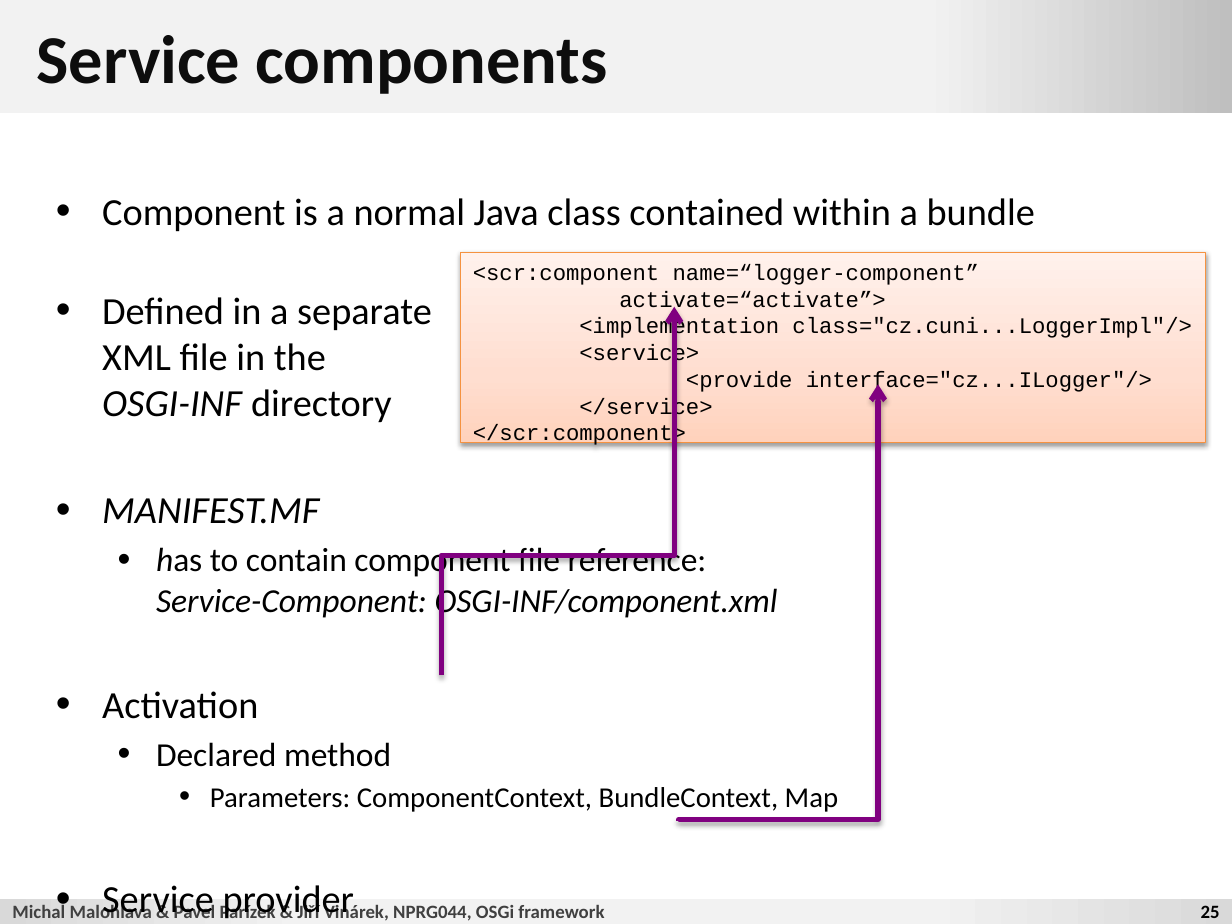
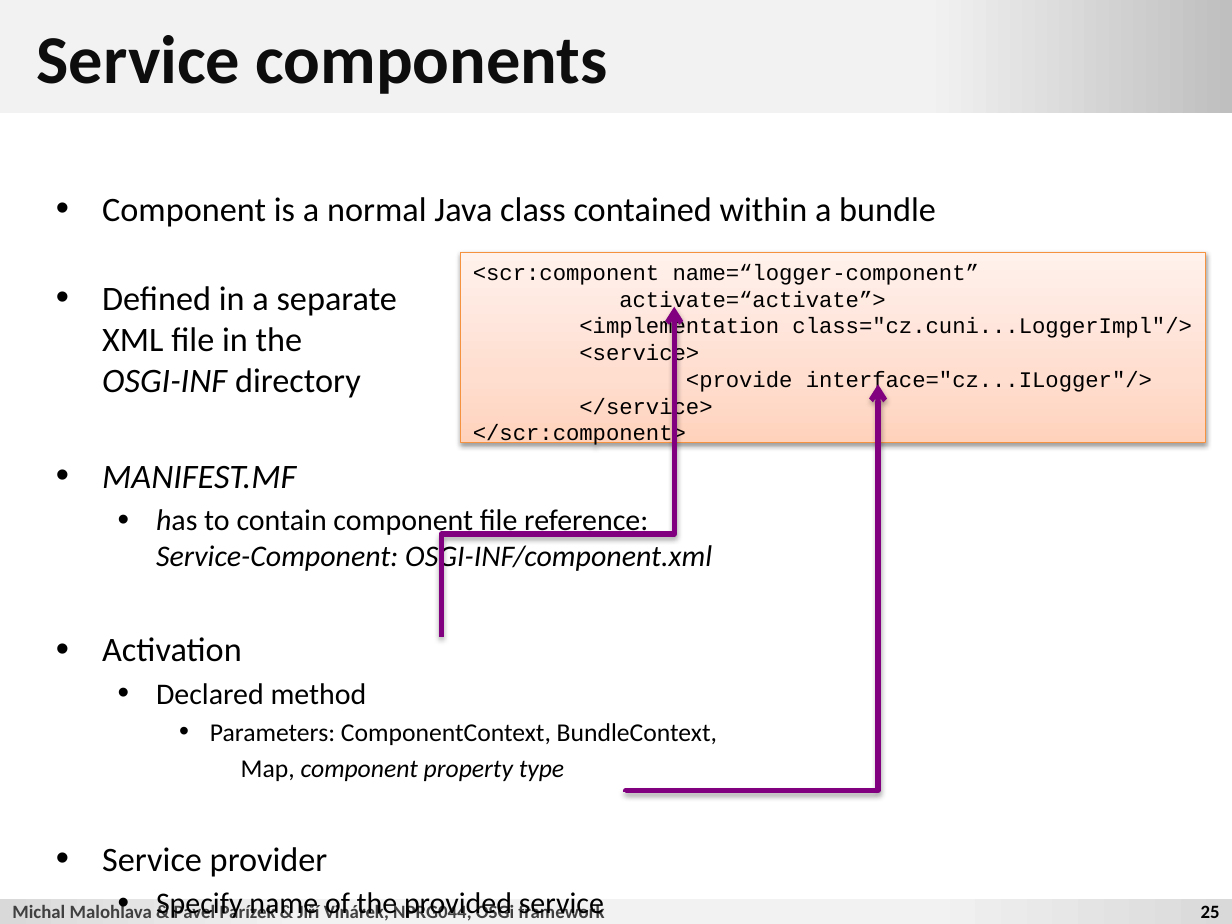
Before and after one commit to d3slect/nprg044-eclipse-platform, a slide deck: slide 25 of slides/01-osgi/01-osgi.pptx. Drawn at 1232x924 pixels with LibreOffice and Linux fonts; fonts in the diff are those of the drawing; background and template pictures are left out. Boxes give left, top, right and bottom in pixels: in the first picture for what was removed or moved away, otherwise in the second. Text is boxed around its words. In the diff, an @@ line names an element or a change of style, - is before the commit and + after.

Commit message:
updated slides

```diff
--- a/slides/01-osgi/01-osgi.pptx
+++ b/slides/01-osgi/01-osgi.pptx
@@ text at (102, 197, 936, 921): size 22.4 to 20 pt in "Component is a normal Java class contained ...", "Defined in a separate XML file in ...", "MANIFEST.MF", "Activation" and 1 more places; size 19.6 to 17.5 pt in "has to contain component file reference: Service-Component: ...", "Declared method", "Specify name of the provided service" @@
@@ elbow arrow moved from (441, 675) - (674, 307) to (441, 637) - (674, 307) @@
@@ elbow arrow moved from (679, 821) - (878, 384) to (626, 792) - (878, 384) @@
@@ text at (210, 723, 717, 781): text changed; size 16.8 to 15 pt @@
-    • Parameters: ComponentContext, BundleContext, Map
+    • Parameters: ComponentContext, BundleContext,
+      Map, component property type
```
